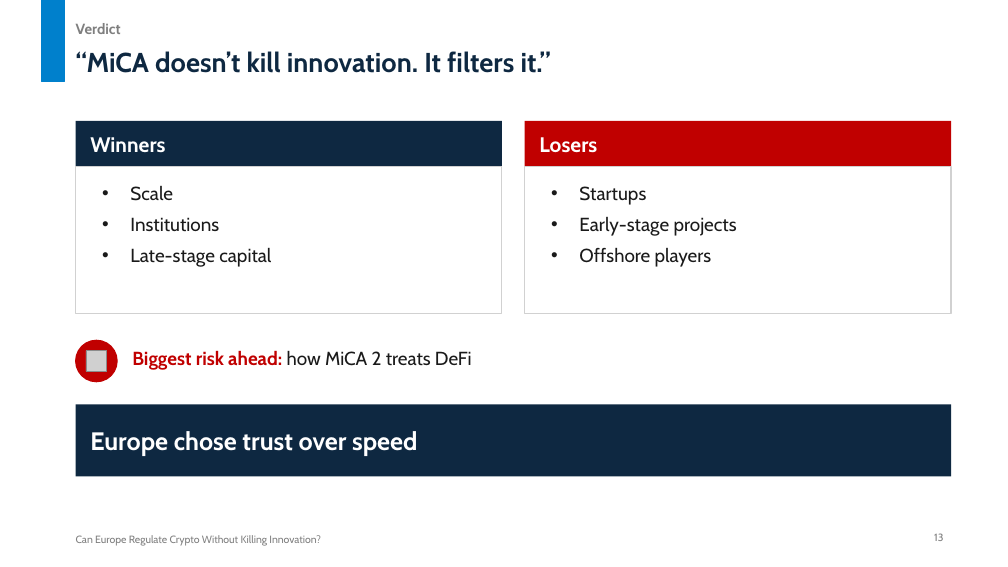
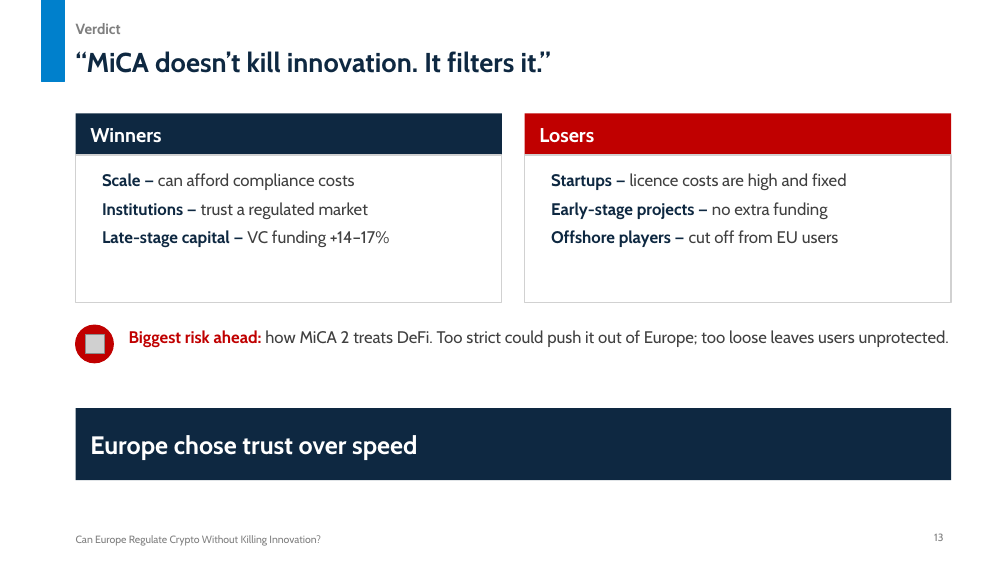
Before and after one commit to untitl333d/-frontend-slides, a slide deck: slide 13 of presentations/mica-seminar/MiCA_Crypto_Regulation_Seminar.pptx. Drawn at 1008x567 pixels with LibreOffice and Linux fonts; fonts in the diff are those of the drawing; grey boxes stand for pictures. Boxes give left, top, right and bottom in pixels: in the first picture for what was removed or moved away, otherwise in the second. Text is boxed around its words. In the diff, an @@ line names an element or a change of style, - is before the commit and + after.

```diff
--- a/presentations/mica-seminar/MiCA_Crypto_Regulation_Seminar.pptx
+++ b/presentations/mica-seminar/MiCA_Crypto_Regulation_Seminar.pptx
@@ rectangle "Winners" at [76, 113, 502, 155]: size 20 to 19 pt @@
@@ rectangle "Losers" at [525, 113, 951, 155]: size 20 to 19 pt @@
@@ text at [102, 173, 389, 248]: text changed; size 18 to 16 pt; text colour #1A1A1A to #404040 @@
-• Scale
-• Institutions
-• Late-stage capital
+• Scale — can afford compliance costs
+• Institutions — trust a regulated market
+• Late-stage capital — VC funding +14–17%
@@ 4 rectangles: place and size @@
-4 rectangles at [76, 121, 951, 314]
+4 rectangles at [76, 113, 951, 302]
@@ text at [551, 173, 847, 247]: text changed; size 18 to 16 pt; text colour #1A1A1A to #404040 @@
-• Startups
-• Early-stage projects
-• Offshore players
+• Startups — licence costs are high and fixed
+• Early-stage projects — no extra funding
+• Offshore players — cut off from EU users
@@ ellipse: place and size @@
-ellipse at [76, 340, 117, 382]
+ellipse at [76, 325, 113, 363]
@@ picture: place and size @@
-picture at [86, 351, 107, 372]
+picture at [85, 334, 104, 353]
@@ text at [129, 330, 949, 347]: text changed; size 18 to 16 pt; text colour #1A1A1A to #404040 @@
-Biggest risk ahead: how MiCA 2 treats DeFi
+Biggest risk ahead: how MiCA 2 treats DeFi. Too strict could push it out of Europe; too loose leaves users unprotected.
@@ rectangle "Europe chose trust over speed": place and size @@
-rectangle "Europe chose trust over speed" at [76, 405, 951, 476]
+rectangle "Europe chose trust over speed" at [76, 408, 951, 480]
```
Also in this commit, not shown: 13 other slides changed, 1 other file.
